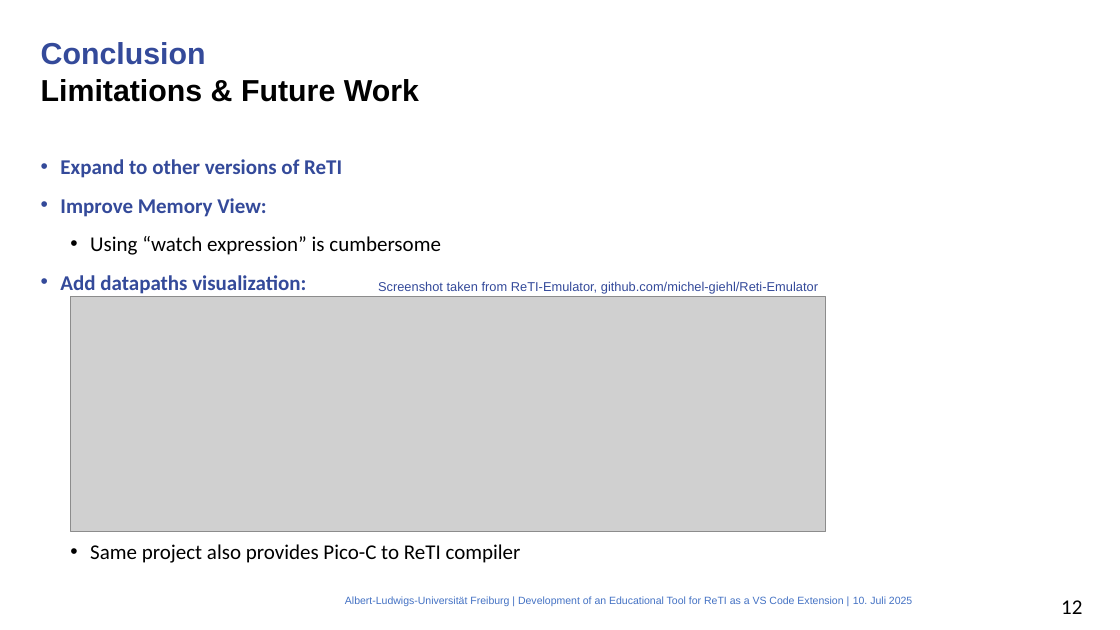
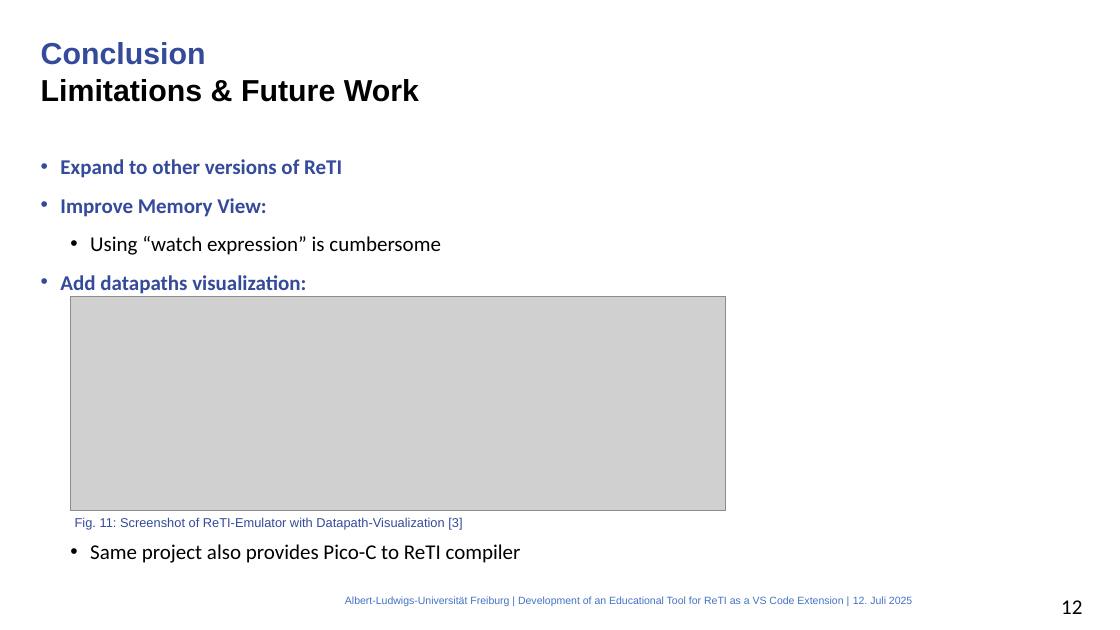
Before and after one commit to mlt279/vscode-reti, a slide deck: slide 12 of presentation/presentation.pptx. Drawn at 1120x630 pixels with LibreOffice and Linux fonts; fonts in the diff are those of the drawing; grey boxes stand for pictures; background and template pictures are left out. Boxes give left, top, right and bottom in pixels: in the first picture for what was removed or moved away, otherwise in the second. Text is boxed around its words. In the diff, an @@ line names an element or a change of style, - is before the commit and + after.

```diff
--- a/presentation/presentation.pptx
+++ b/presentation/presentation.pptx
@@ picture: place and size @@
-picture at [71, 297, 826, 532]
+picture at [71, 297, 726, 511]
@@ text removed at [378, 281, 818, 294] @@
-Screenshot taken from ReTI-Emulator, github.com/michel-giehl/Reti-Emulator
@@ text added at [75, 517, 462, 530], 11 pt, text #344A9A @@
+Fig. 11: Screenshot of ReTI-Emulator with Datapath-Visualization [3]
@@ text at [853, 596, 912, 604]: text changed @@
-10. Juli 2025
+12. Juli 2025
```
Also in this commit, not shown: 13 other slides changed, 1 slide added.
